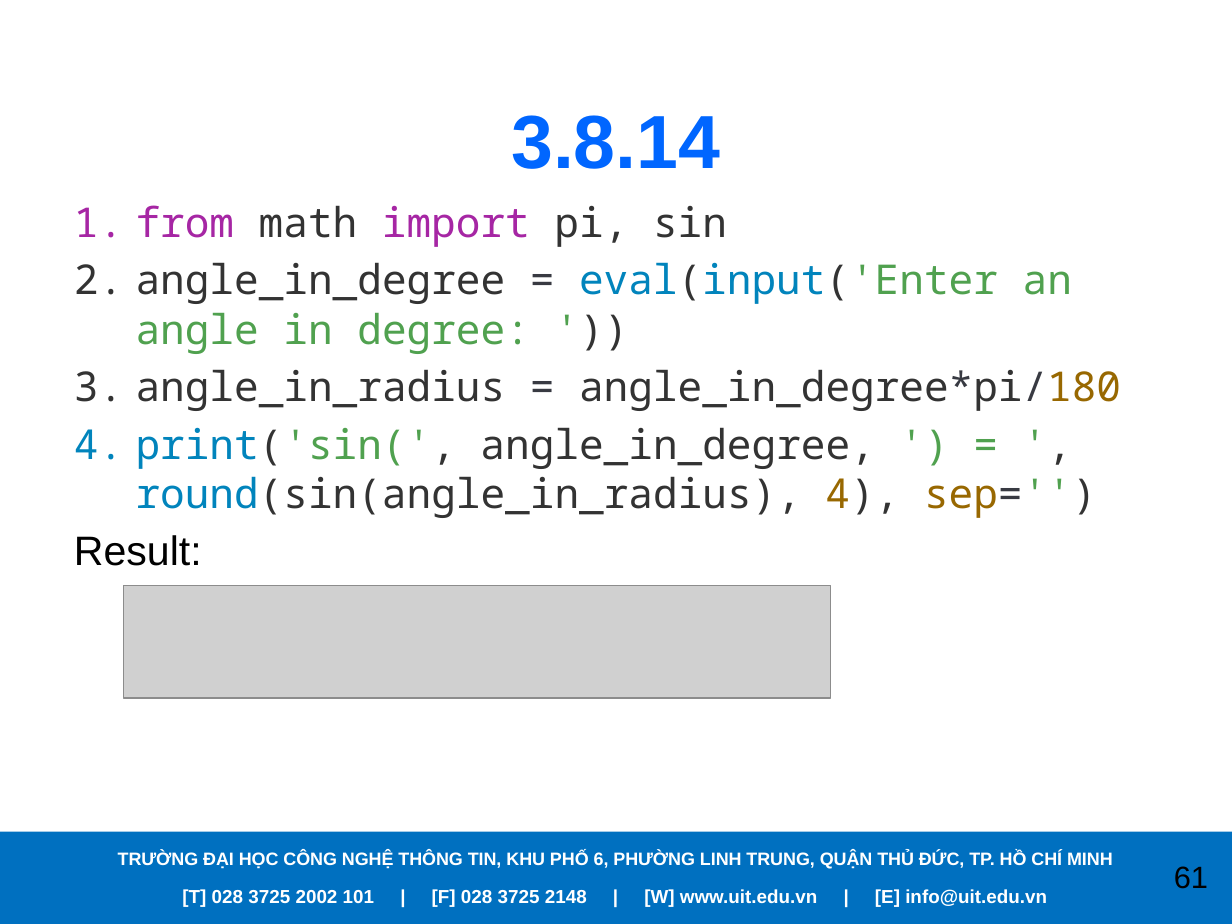
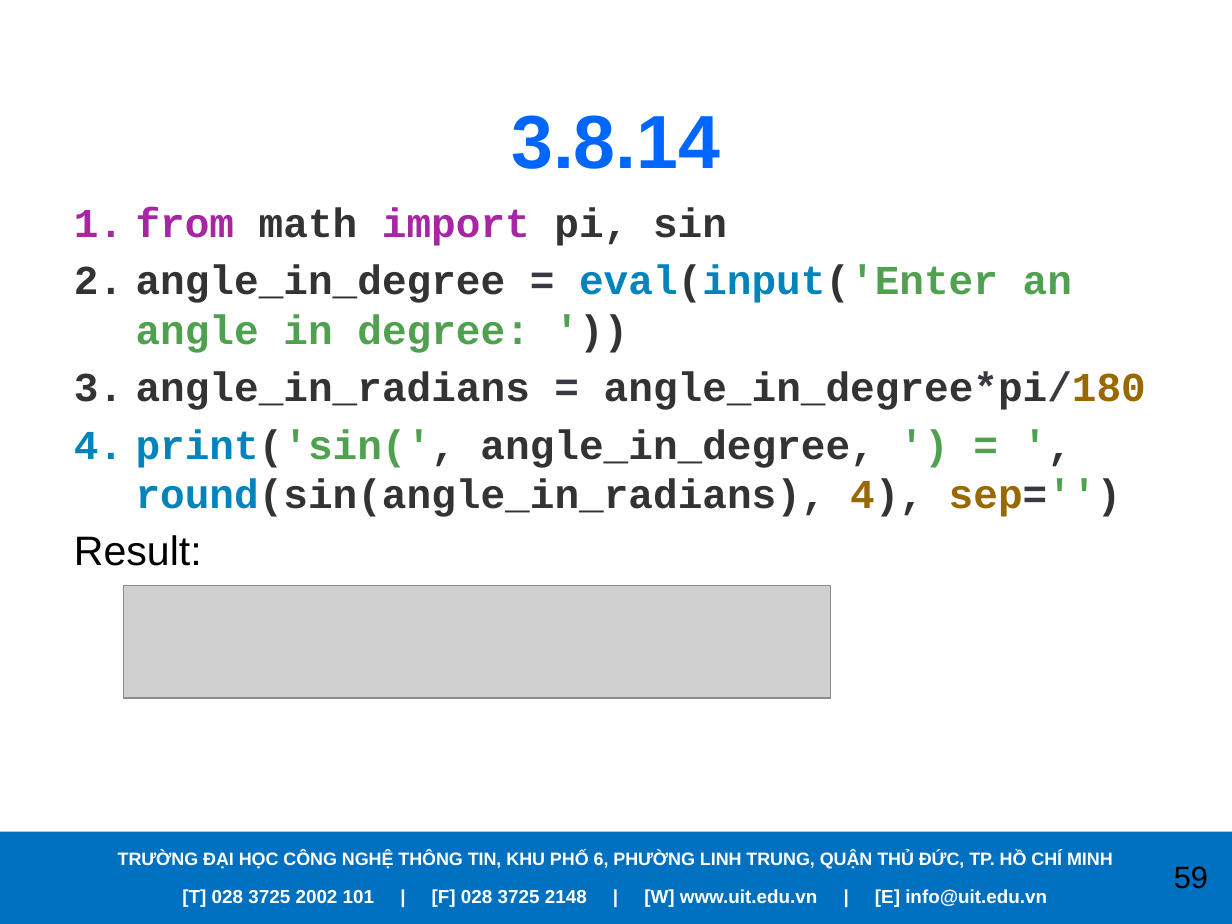
Before and after one commit to PhanVinhLong/APracticalIntroductionToPythonProgramming, a slide deck: slide 59 of Presentations/Chapter03.pptx (slide 61 before the commit). Drawn at 1232x924 pixels with LibreOffice and Linux fonts; fonts in the diff are those of the drawing; grey boxes stand for pictures; background and template pictures are left out. Boxes give left, top, right and bottom in pixels: in the first picture for what was removed or moved away, otherwise in the second. Text is boxed around its words. In the diff, an @@ line names an element or a change of style, - is before the commit and + after.

```diff
--- a/Presentations/Chapter03.pptx
+++ b/Presentations/Chapter03.pptx
@@ text at bbox=[136, 207, 1072, 353]: font Noto Sans Mono to Courier New, bold on in "from math import pi, sin", "angle_in_degree = eval(input('Enter an angle in degree: ..." @@
@@ text at bbox=[136, 371, 1146, 517]: text changed; font Noto Sans Mono to Courier New; bold on @@
-3. angle_in_radius = angle_in_degree*pi/180
-4. print('sin(', angle_in_degree, ') = ', round(sin(angle_in_radius), 4), sep='')
+3. angle_in_radians = angle_in_degree*pi/180
+4. print('sin(', angle_in_degree, ') = ', round(sin(angle_in_radians), 4), sep='')
@@ page number at bbox=[1174, 866, 1208, 889]: text changed @@
-61
+59
```
Also in this commit, not shown: 23 other slides changed, 2 slides removed, 7 other files.
